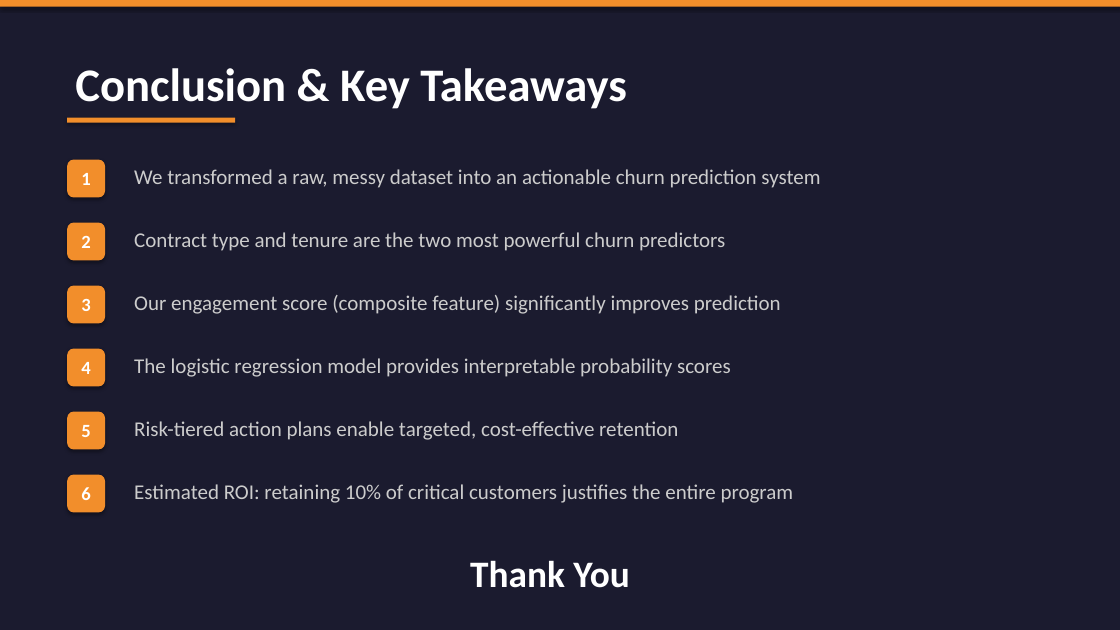
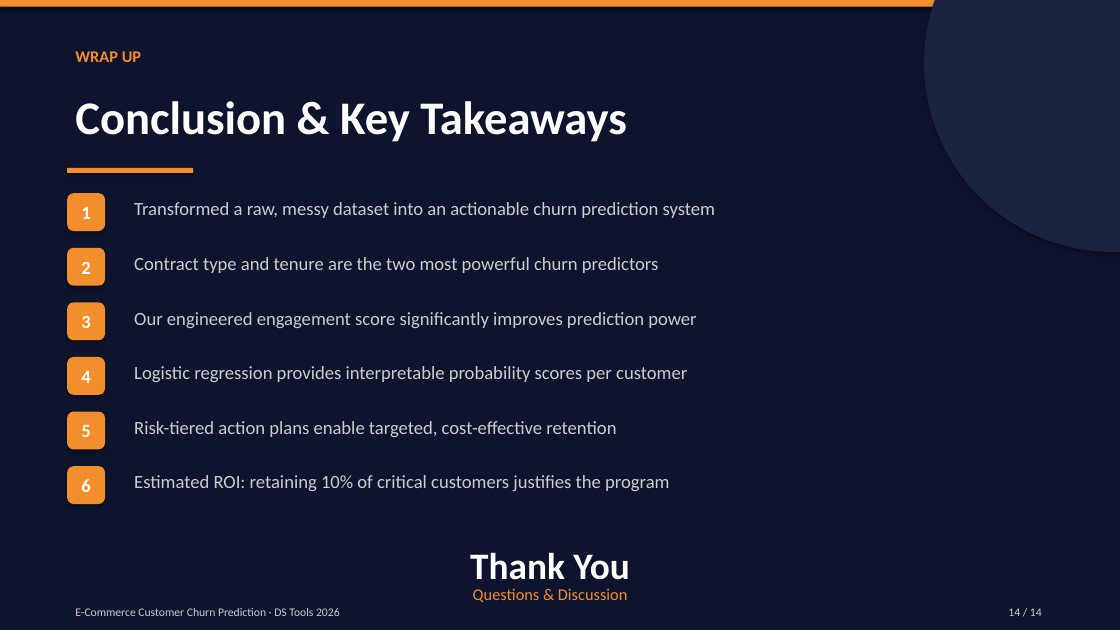
Before and after one commit to ZeyadZaher03/dstools, a slide deck: slide 14 of Churn_Prediction_Presentation.pptx (slide 13 before the commit). Drawn at 1120x630 pixels with LibreOffice and Linux fonts; fonts in the diff are those of the drawing. Boxes give left, top, right and bottom in pixels: in the first picture for what was removed or moved away, otherwise in the second. Text is boxed around its words. In the diff, an @@ line names an element or a change of style, - is before the commit and + after.

```diff
--- a/Churn_Prediction_Presentation.pptx
+++ b/Churn_Prediction_Presentation.pptx
@@ background #1B1B2F to #0F142E @@
@@ ellipse added at (x1=924, y1=0, x2=1120, y2=252), fill #1B223F @@
@@ text added at (x1=75, y1=51, x2=141, y2=62), 14 pt, text #F28E2B, bold @@
+WRAP UP
@@ text "Conclusion & Key Takeaways" moved from (x1=75, y1=68, x2=627, y2=109) to (x1=75, y1=101, x2=627, y2=142) @@
@@ rectangle resized from (x1=67, y1=118, x2=235, y2=123) to (x1=67, y1=168, x2=193, y2=173) @@
@@ rounded rectangle "1" moved from (x1=67, y1=160, x2=105, y2=197) to (x1=67, y1=193, x2=105, y2=231) @@
@@ text at (x1=134, y1=202, x2=715, y2=218): text changed; size 18 to 16 pt @@
-We transformed a raw, messy dataset into an actionable churn prediction system
+Transformed a raw, messy dataset into an actionable churn prediction system
@@ rounded rectangle "2" moved from (x1=67, y1=223, x2=105, y2=260) to (x1=67, y1=248, x2=105, y2=286) @@
@@ text "Contract type and tenure are ..." at (x1=134, y1=257, x2=659, y2=273): size 18 to 16 pt @@
@@ text "Contract type and tenure are ..." moved from (x1=134, y1=232, x2=725, y2=251) to (x1=134, y1=257, x2=659, y2=273) @@
@@ rounded rectangle "3" moved from (x1=67, y1=286, x2=105, y2=323) to (x1=67, y1=302, x2=105, y2=340) @@
@@ text at (x1=134, y1=312, x2=696, y2=328): text changed; size 18 to 16 pt @@
-Our engagement score (composite feature) significantly improves prediction
+Our engineered engagement score significantly improves prediction power
@@ rounded rectangle "4" moved from (x1=67, y1=349, x2=105, y2=386) to (x1=67, y1=357, x2=105, y2=395) @@
@@ text at (x1=134, y1=366, x2=687, y2=382): text changed; size 18 to 16 pt @@
-The logistic regression model provides interpretable probability scores
+Logistic regression provides interpretable probability scores per customer
@@ text "Risk-tiered action plans enable targeted, ..." at (x1=134, y1=421, x2=616, y2=437): size 18 to 16 pt @@
@@ rounded rectangle "6" moved from (x1=67, y1=475, x2=105, y2=513) to (x1=67, y1=466, x2=105, y2=504) @@
@@ text at (x1=134, y1=475, x2=669, y2=491): text changed; size 18 to 16 pt @@
-Estimated ROI: retaining 10% of critical customers justifies the entire program
+Estimated ROI: retaining 10% of critical customers justifies the program
@@ text "Thank You" moved from (x1=470, y1=560, x2=629, y2=588) to (x1=470, y1=552, x2=629, y2=580) @@
@@ text added at (x1=473, y1=588, x2=627, y2=602), 14 pt, text #F28E2B @@
+Questions & Discussion
@@ text added at (x1=75, y1=608, x2=340, y2=616), 10 pt, text #CCCCCC @@
+E-Commerce Customer Churn Prediction · DS Tools 2026
@@ text added at (x1=1008, y1=608, x2=1042, y2=616), 10 pt, text #CCCCCC @@
+14 / 14
```
Also in this commit, not shown: 12 other slides changed, 1 slide added, 6 other files.
